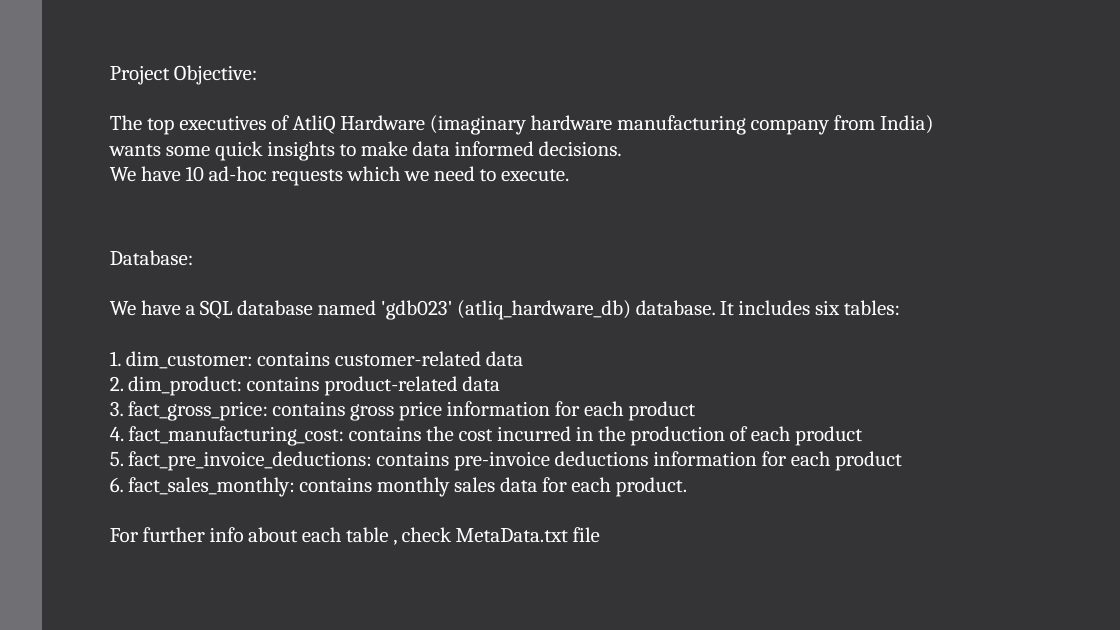
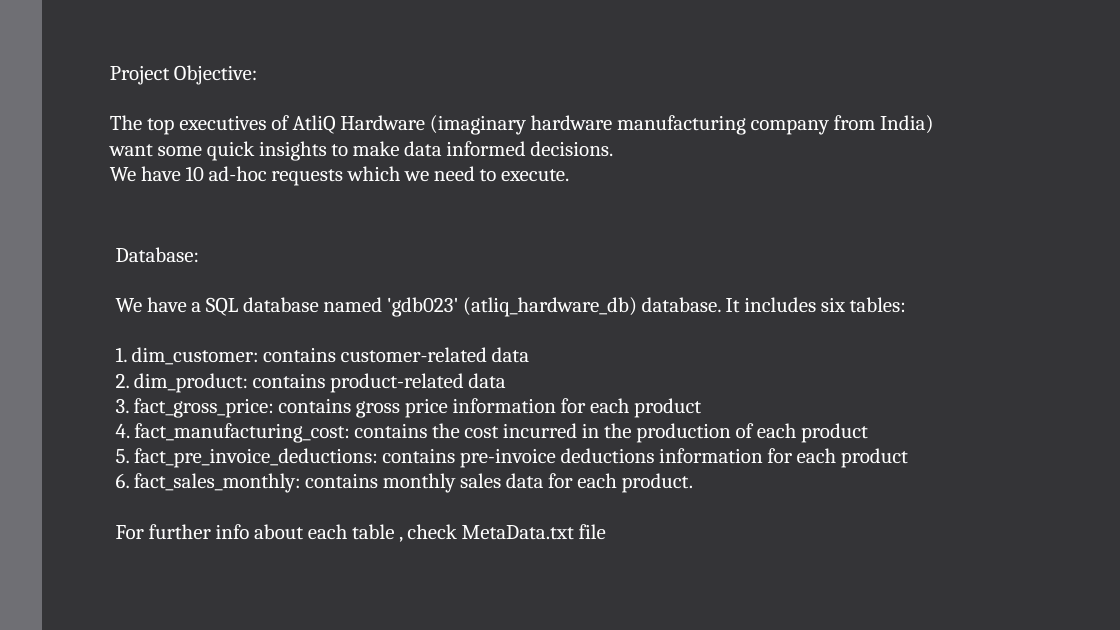
Before and after one commit to Anni0223/SQL-Project-AtliQ_ad-hoc_insights-, a slide deck: slide 2 of Solutions_presentation.pptx. Drawn at 1120x630 pixels with LibreOffice and Linux fonts; fonts in the diff are those of the drawing. Boxes give left, top, right and bottom in pixels: in the first picture for what was removed or moved away, otherwise in the second. Text is boxed around its words. In the diff, an @@ line names an element or a change of style, - is before the commit and + after.

```diff
--- a/Solutions_presentation.pptx
+++ b/Solutions_presentation.pptx
@@ text at box(110, 115, 934, 161): text changed @@
-The top executives of AtliQ Hardware (imaginary hardware manufacturing company from India) wants some quick insights to make data informed decisions.
+The top executives of AtliQ Hardware (imaginary hardware manufacturing company from India) want some quick insights to make data informed decisions.
@@ text "Database:": place and size @@
-text "Database:" at box(110, 250, 902, 542)
+text "Database:" at box(116, 247, 908, 539)
```
Also in this commit, not shown: 1 other slide changed, 5 other files.
